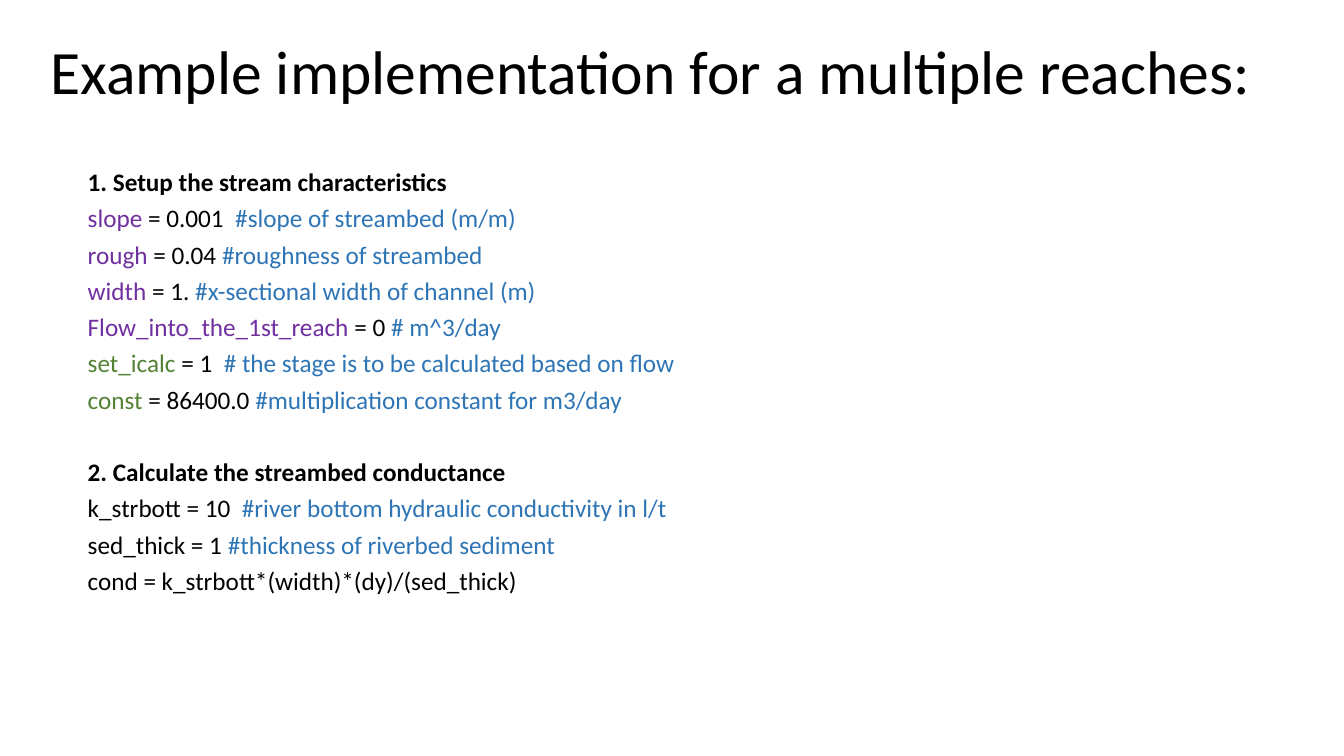
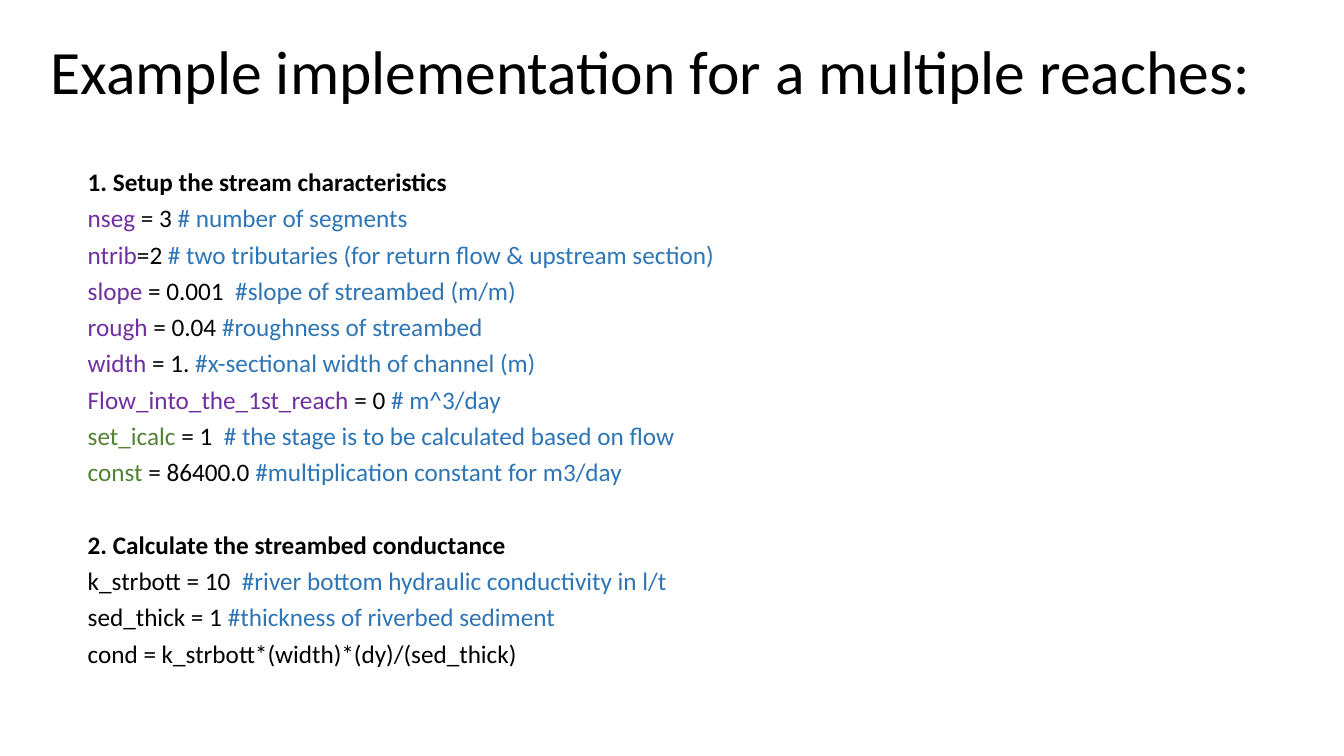
Before and after one commit to GW-modelling-Spring2022/Course-Materials22, a slide deck: slide 13 of References/str_package.pptx. Drawn at 1344x756 pixels with LibreOffice and Linux fonts; fonts in the diff are those of the drawing. Boxes give left, top, right and bottom in pixels: in the first picture for what was removed or moved away, otherwise in the second. Text is boxed around its words. In the diff, an @@ line names an element or a change of style, - is before the commit and + after.

Commit message:
updating example

```diff
--- a/References/str_package.pptx
+++ b/References/str_package.pptx
@@ text at bbox=[88, 209, 713, 268]: paragraphs added @@
+nseg = 3 # number of segments
+ntrib=2 # two tributaries (for return flow & upstream section)
```
